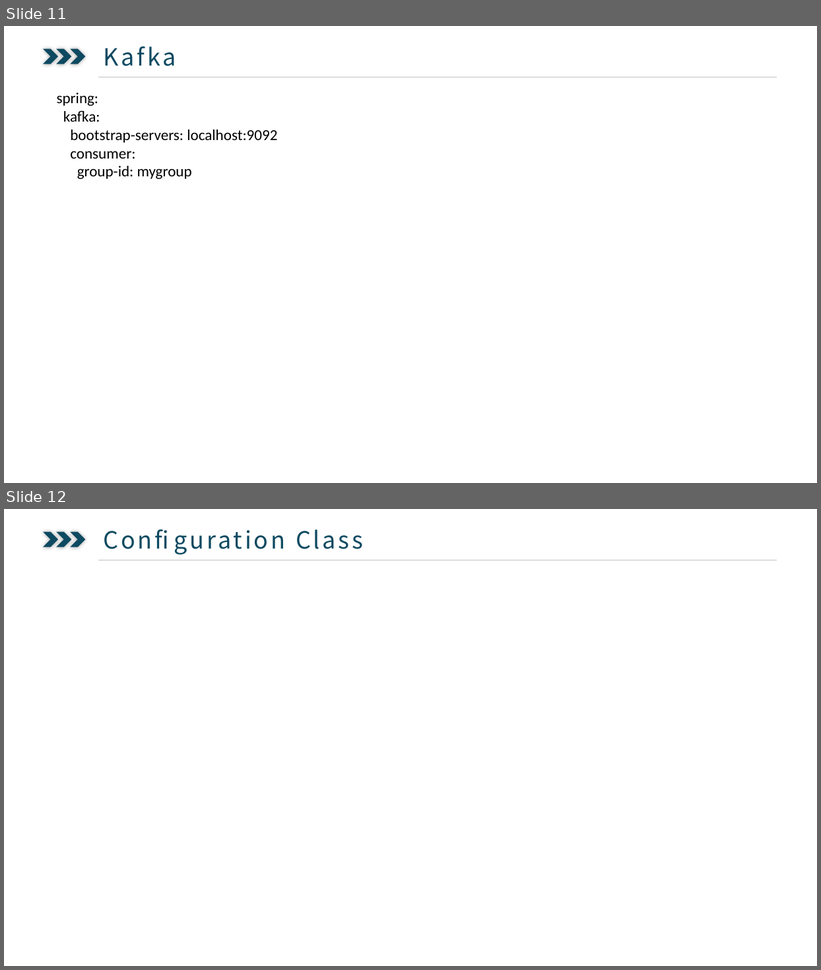
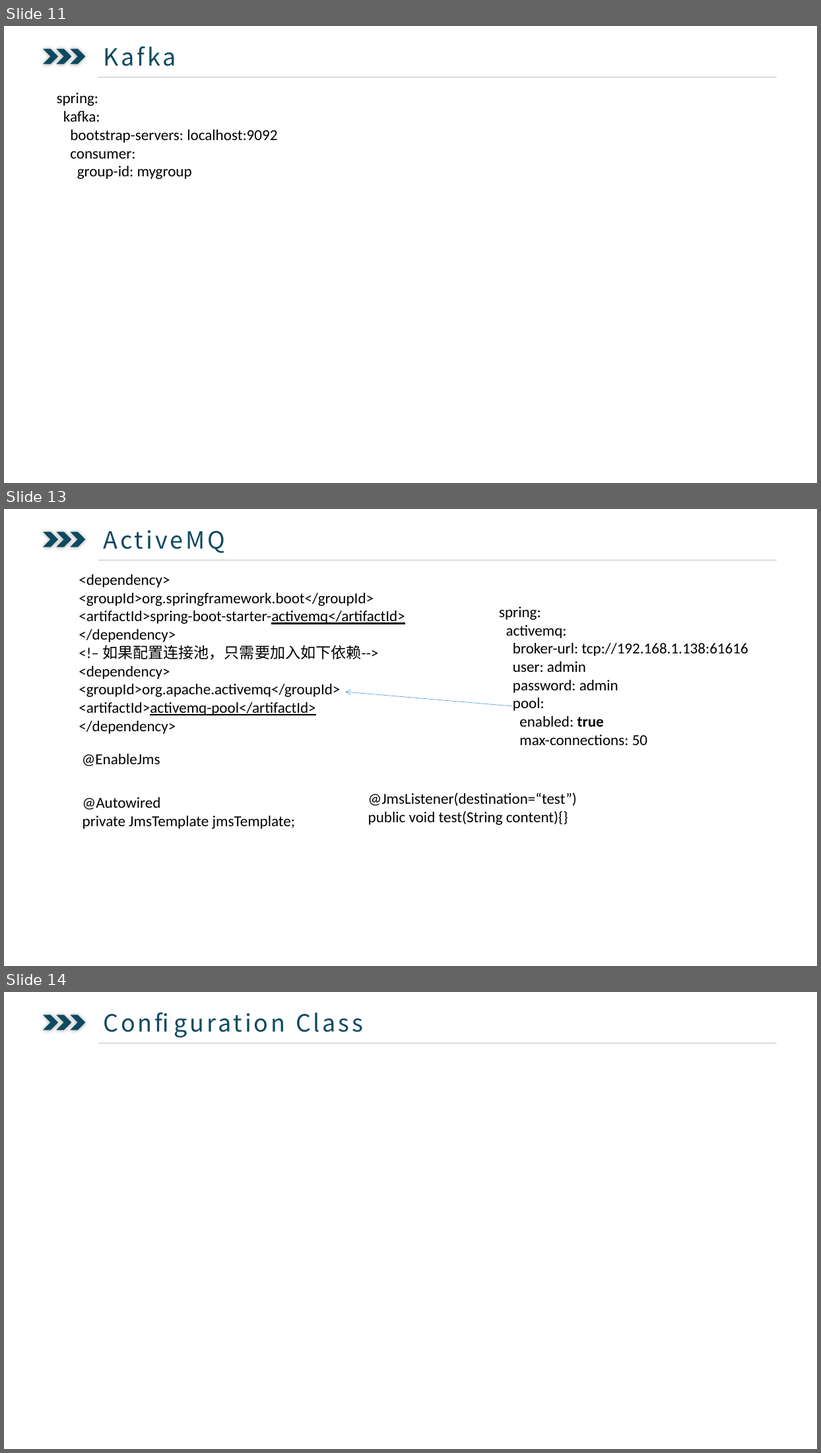
Before and after one commit to ysglyl/ppts, a slide deck: springboot.pptx. Shown one above the other, each under a label of ours: slides 11 and 12 before the commit, slides 11, 13 and 14 after it; the slides between them are not shown. The pictures are 821x970 and 821x1453 pixels, drawn with LibreOffice and Linux fonts; fonts in the diff are those of the drawing. Boxes give left, top, right and bottom in pixels: in the first picture for what was removed or moved away, otherwise in the second. Text is boxed around its words. In the diff, an @@ line names an element or a change of style, - is before the commit and + after.

```diff
--- a/springboot.pptx
+++ b/springboot.pptx
@@ slide 13 added at (4,509,817,966), background #FFFFFF @@
@@ text added at (98,523,452,557), 28 pt, text #0D4960 @@
+  ActiveMQ
@@ chevron added at (43,531,58,547), fill #0D4960 @@
@@ chevron added at (56,531,72,547), fill #0D4960 @@
@@ chevron added at (71,531,86,547), fill #0D4960 @@
@@ line added from (98, 560) to (778, 560), #BFBFBF 0.5 pt @@
@@ text added at (79,574,405,734), 18 pt, text #000000 @@
+<dependency>
+<groupId>org.springframework.boot</groupId>
+<artifactId>spring-boot-starter-activemq</artifactId>
+</dependency>
+<!– 如果配置连接池，只需要加入如下依赖-->
+<dependency>
+<groupId>org.apache.activemq</groupId>
+<artifactId>activemq-pool</artifactId>
+</dependency>
@@ text added at (499,607,748,745), 18 pt, text #000000 @@
+spring:
+activemq:
+broker-url: tcp://192.168.1.138:61616
+user: admin
+password: admin
+pool:
+enabled: true
+max-connections: 50
@@ arrow added from (512, 706) to (346, 692), #5B9BD5 0.5 pt @@
@@ text added at (82,754,160,766), 18 pt, text #000000 @@
+@EnableJms
@@ text added at (83,797,295,829), 18 pt, text #000000 @@
+@Autowired
+private JmsTemplate jmsTemplate;
@@ text added at (368,793,577,825), 18 pt, text #000000 @@
+@JmsListener(destination=“test”)
+public void test(String content){}
@@ what was slide 12 is now slide 14 @@
```
Also in this commit, not shown: 1 slide changed, 1 other slide added, 2 slides removed, 12 other files.
